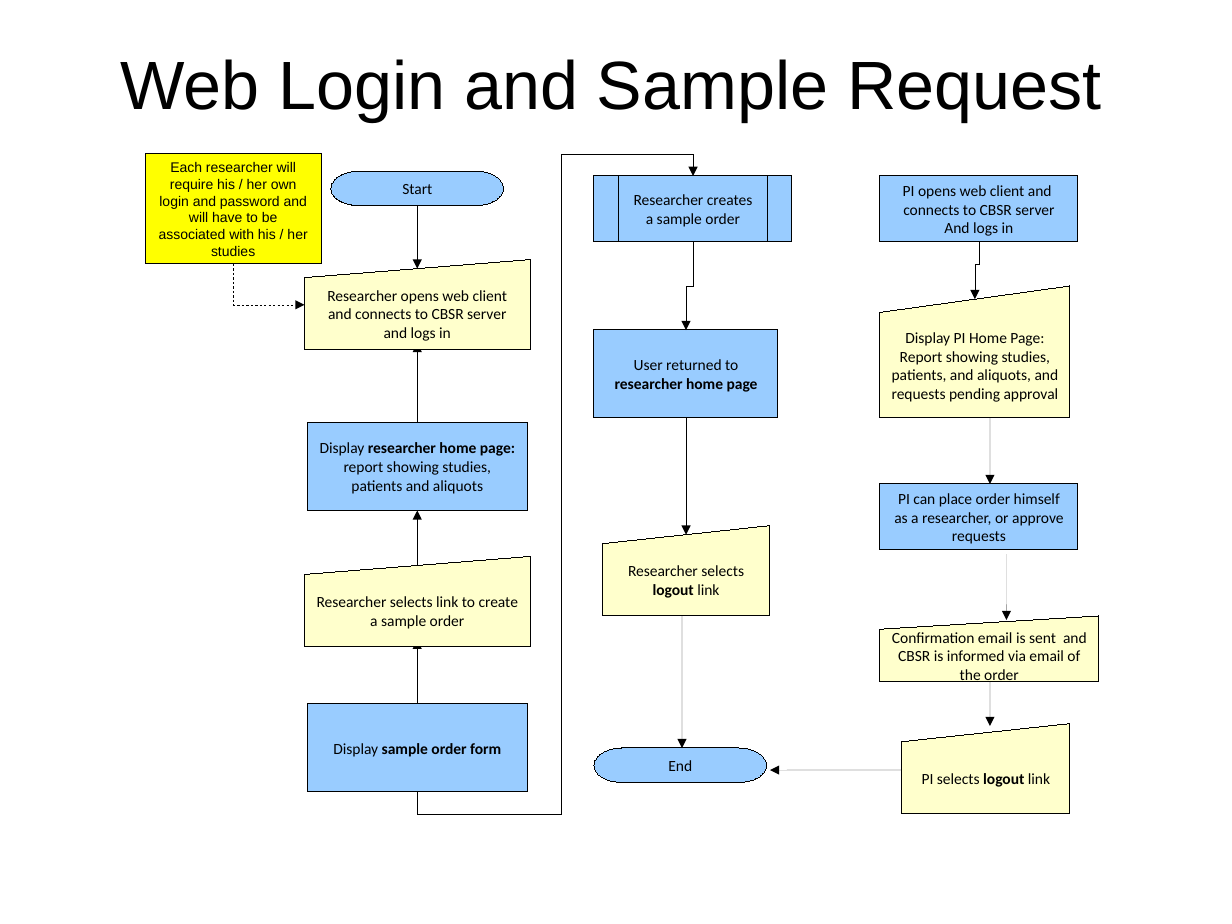
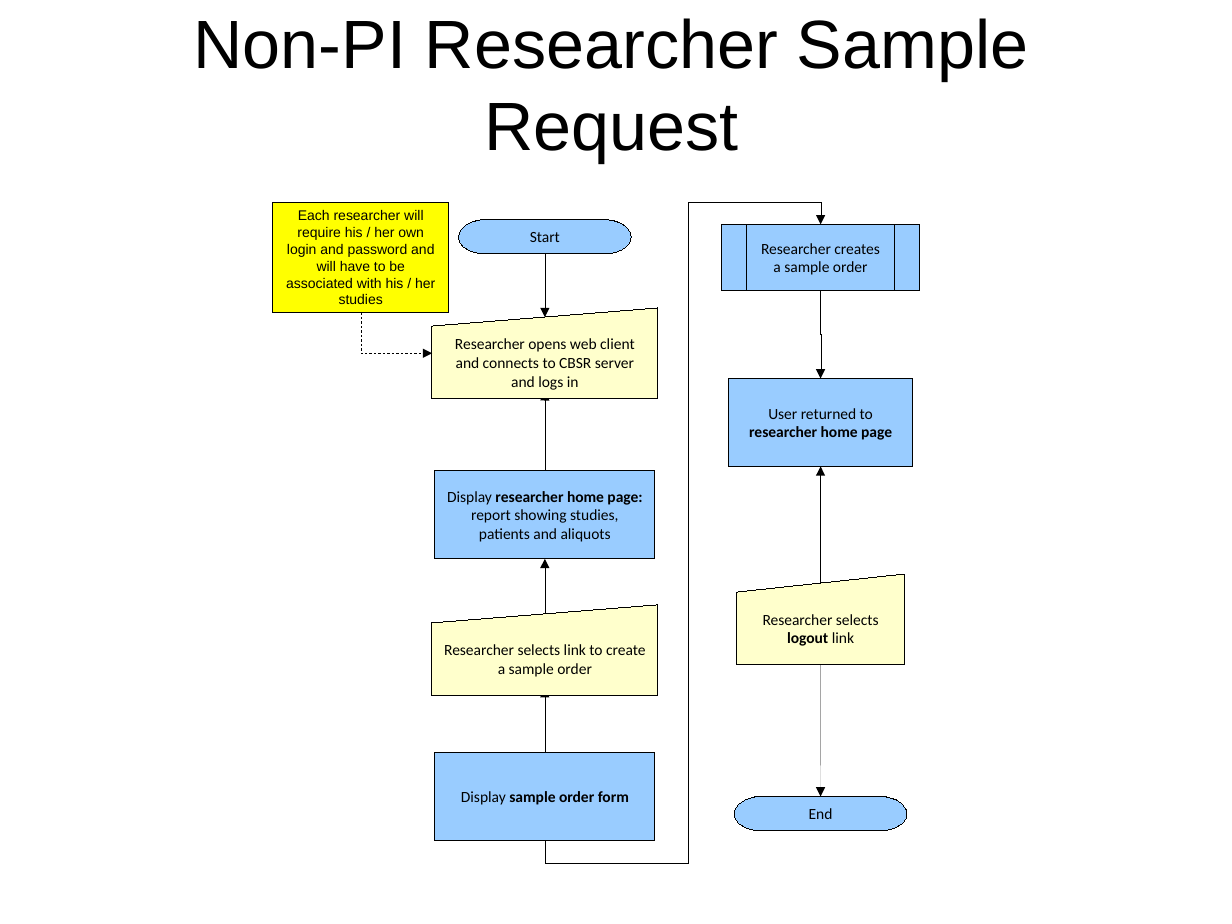
Before and after one commit to CBSR-Biobank/biobank, a slide deck: slide 3 of docs/sampleRequestFlowcharts.odp. Drawn at 1232x924 pixels with LibreOffice and Linux fonts; fonts in the diff are those of the drawing. Boxes give left, top, right and bottom in pixels: in the first picture for what was removed or moved away, otherwise in the second. Text is boxed around its words. In the diff, an @@ line names an element or a change of style, - is before the commit and + after.

Commit message:
changes to sample request flowcharts document

```diff
--- a/docs/sampleRequestFlowcharts.odp
+++ b/docs/sampleRequestFlowcharts.odp
@@ title at box(194, 18, 1028, 163): text changed @@
-Web Login and Sample Request
+Non-PI Researcher Sample Request
@@ rectangle removed at box(880, 176, 1078, 241) @@
-PI opens web client and
-connects to CBSR server
-And logs in
@@ pill shape "Start": place and size @@
-pill shape "Start" at box(331, 171, 504, 206)
+pill shape "Start" at box(458, 219, 632, 254)
@@ 5 elbow arrows, 3 rectangles, 2 flow chart manual inputs, 1 flow chart predefined process: place and size @@
-5 elbow arrows, 3 rectangles, 2 flow chart manual inputs, 1 flow chart predefined process at box(145, 154, 792, 815)
+5 elbow arrows, 3 rectangles, 2 flow chart manual inputs, 1 flow chart predefined process at box(273, 202, 920, 863)
@@ elbow arrow removed from (979, 243) to (975, 300) @@
@@ elbow arrow moved from (693, 243) - (686, 330) to (821, 291) - (821, 379) @@
@@ flow chart manual input removed at box(880, 286, 1070, 418) @@
-Display PI Home Page:
-Report showing studies, patients, and aliquots, and requests pending approval
@@ elbow arrow moved from (234, 264) - (304, 305) to (361, 313) - (433, 353) @@
@@ arrow removed from (991, 418) to (991, 484) @@
@@ 1 flow chart manual input, 1 rectangle, 1 elbow arrow: place and size @@
-1 flow chart manual input, 1 rectangle, 1 elbow arrow at box(594, 330, 778, 616)
+1 flow chart manual input, 1 rectangle, 1 elbow arrow at box(729, 379, 913, 665)
@@ rectangle removed at box(880, 484, 1078, 550) @@
-PI can place order himself
-as a researcher, or approve
-requests
@@ arrow removed from (1007, 555) to (1007, 620) @@
@@ flow chart manual input removed at box(880, 616, 1099, 682) @@
-Confirmation email is sent and CBSR is informed via email of the order
@@ arrow moved from (682, 616) - (682, 748) to (821, 664) - (821, 797) @@
@@ arrow removed from (991, 682) to (991, 727) @@
@@ flow chart manual input removed at box(902, 723, 1070, 814) @@
-PI selects logout link
@@ arrow removed from (902, 770) to (770, 770) @@
@@ pill shape "End": place and size @@
-pill shape "End" at box(594, 748, 767, 783)
+pill shape "End" at box(735, 797, 908, 832)
```
Also in this commit, not shown: 6 other slides changed, 1 slide added.
